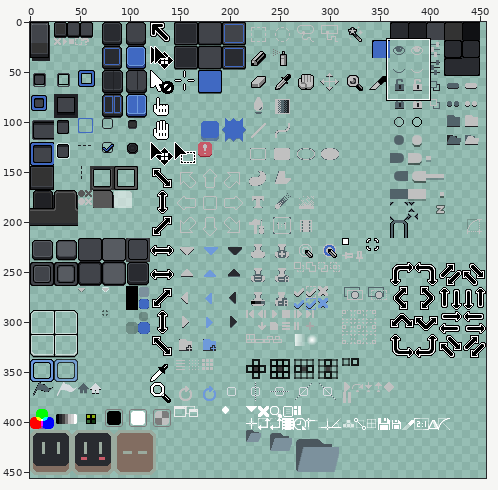
One commit to this sprite sheet: 150% Theme/default-150-dark/sheet.png. Above, an overview of the earlier version with the close-up marked.
Close-up. Before the edit:
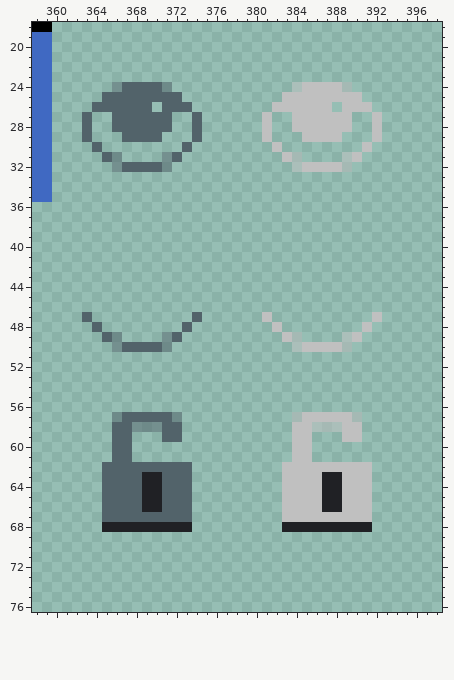
The file is 456x456 pixels. Pixels under 10% opacity are left out. Colours within 5 levels of each other are drawn and written as one. Shown: x 358..398, y 18..76.
After the commit:
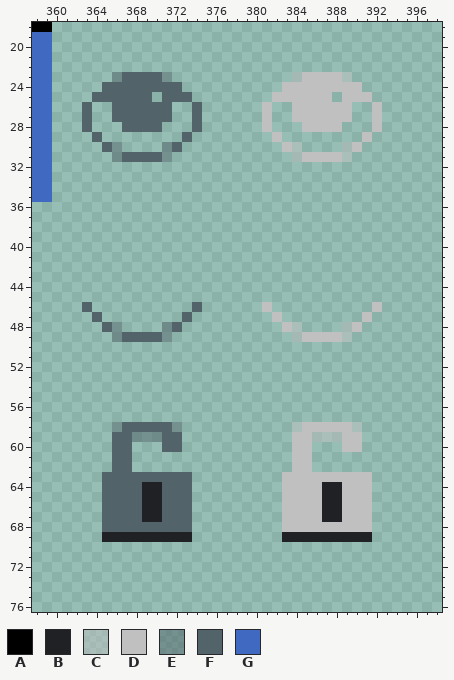
Palette (. is transparent): A #000000  B #202125  C #c0c0c080  D #c0c0c0  E #52636a80  F #52636a  G #4069c2
Commit message: Center the eye and lock icons
Edits made:
@@ x 358..398 @@
 22 GG.......................................
-23 GG.......................................
-24 GG......EFFFFE............CDDDDC.........
-25 GG.....FFFFFFFF..........DDDDDDDD........
-26 GG....FFFFFF.FFF........DDDDDD.DDD.......
+23 GG......EFFFFE............CDDDDC.........
+24 GG.....FFFFFFFF..........DDDDDDDD........
+25 GG....FFFFFF.FFF........DDDDDD.DDD.......
+26 GG...F..FFFFFF..F......D..DDDDDD..D......
 27 GG...F..FFFFFF..F......D..DDDDDD..D......
-28 GG...F..FFFFFF..F......D..DDDDDD..D......
-29 GG...F...FFFF...F......D...DDDD...D......
-30 GG....F........F........D........D.......
-31 GG.....FE....EF..........DC....CD........
-32 GG......EFFFFE............CDDDDC.........
+28 GG...F...FFFF...F......D...DDDD...D......
+29 GG....F........F........D........D.......
+30 GG.....FE....EF..........DC....CD........
+31 GG......EFFFFE............CDDDDC.........
+32 GG.......................................
 33 GG.......................................
@@ x 358..398 @@
 45 .........................................
-46 .........................................
-47 .....F..........F......D..........D......
-48 ......F........F........D........D.......
-49 .......FE....EF..........DC....CD........
-50 ........EFFFFE............CDDDDC.........
+46 .....F..........F......D..........D......
+47 ......F........F........D........D.......
+48 .......FE....EF..........DC....CD........
+49 ........EFFFFE............CDDDDC.........
+50 .........................................
 51 .........................................
@@ x 358..398 @@
 56 .........................................
-57 ........EFFFFFE...........CDDDDDC........
-58 ........FFEEEFF...........DDCCCDD........
-59 ........FF...FF...........DD...DD........
-60 ........FF................DD.............
+57 .........................................
+58 ........EFFFFFE...........CDDDDDC........
+59 ........FFEEEFF...........DDCCCDD........
+60 ........FF...FF...........DD...DD........
 61 ........FF................DD.............
-62 .......FFFFFFFFF.........DDDDDDDDD.......
-63 .......FFFFBBFFF.........DDDDBBDDD.......
+62 ........FF................DD.............
+63 .......FFFFFFFFF.........DDDDDDDDD.......
 64 .......FFFFBBFFF.........DDDDBBDDD.......
@@ x 358..398 @@
 66 .......FFFFBBFFF.........DDDDBBDDD.......
-67 .......FFFFFFFFF.........DDDDDDDDD.......
-68 .......BBBBBBBBB.........BBBBBBBBB.......
-69 .........................................
+67 .......FFFFBBFFF.........DDDDBBDDD.......
+68 .......FFFFFFFFF.........DDDDDDDDD.......
+69 .......BBBBBBBBB.........BBBBBBBBB.......
 70 .........................................
